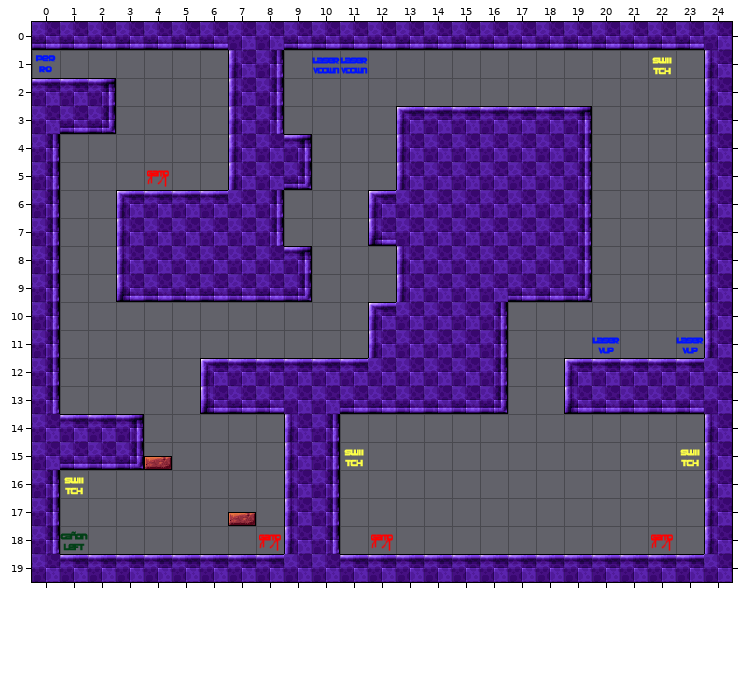
Tiled map (JSON), stored at assets/maps/2.json. This is how it looked before the edit.
Cells are 32x32 px. Shown: x 0..24, y 0..19.
The same view after the edit:
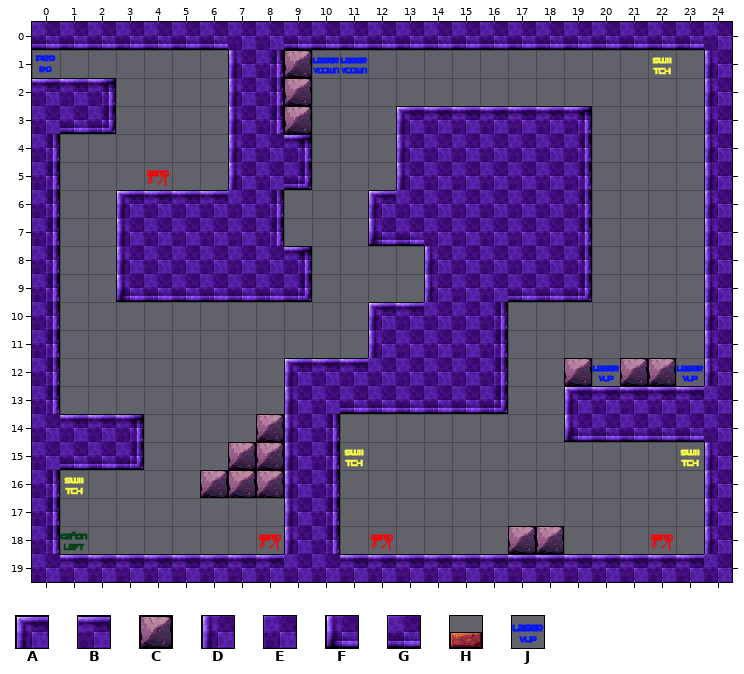
Key: from "mapa": A 7, B 8, C 11, D 17, E 18, F 27, G 28, H 35, J 154.
_ is an empty cell, . an unchanged one.
Difference:
--- layer "Capa de Patrones 1"
@@ x 9..9 @@
- 1 _
- 2 _
- 3 _
+ 1 C
+ 2 C
+ 3 C
@@ x 4..24 @@
- 7 .........E...........
- 8 .........DE..........
- 9 .........DE..........
-10 .........E...........
-11 ................J..J.
-12 ..ABBB.........ABBBBE
-13 ..FGGE.........FGGGG.
-14 ...._.........._____D
-15 H..__................
-16 ..___................
-17 ...H.................
-18 .............__......
+ 7 .........G...........
+ 8 ........._D..........
+ 9 ........._D..........
+10 .........B...........
+11 ................_.._.
+12 ..___A.........CJCCJD
+13 ..___D.........ABBBB.
+14 ....C..........FGGGGE
+15 _..CC................
+16 ..CCC................
+17 ..._.................
+18 .............CC......
Boxes around the changes in both pictures, in picture pixels (x1, y1, x2, y2):
added: (284, 50, 312, 134)
changed: (396, 235, 434, 312)
changed: (564, 337, 714, 442)
changed: (200, 358, 294, 526)
removed: (144, 456, 172, 470)
added: (508, 526, 564, 554)
